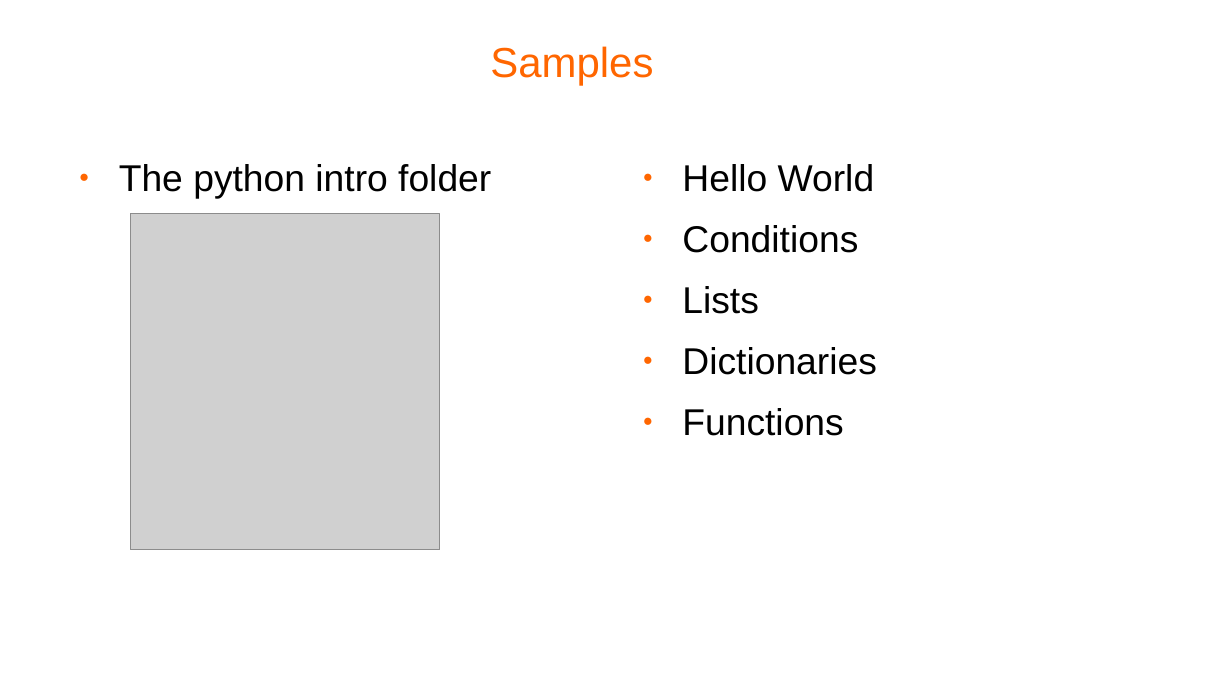
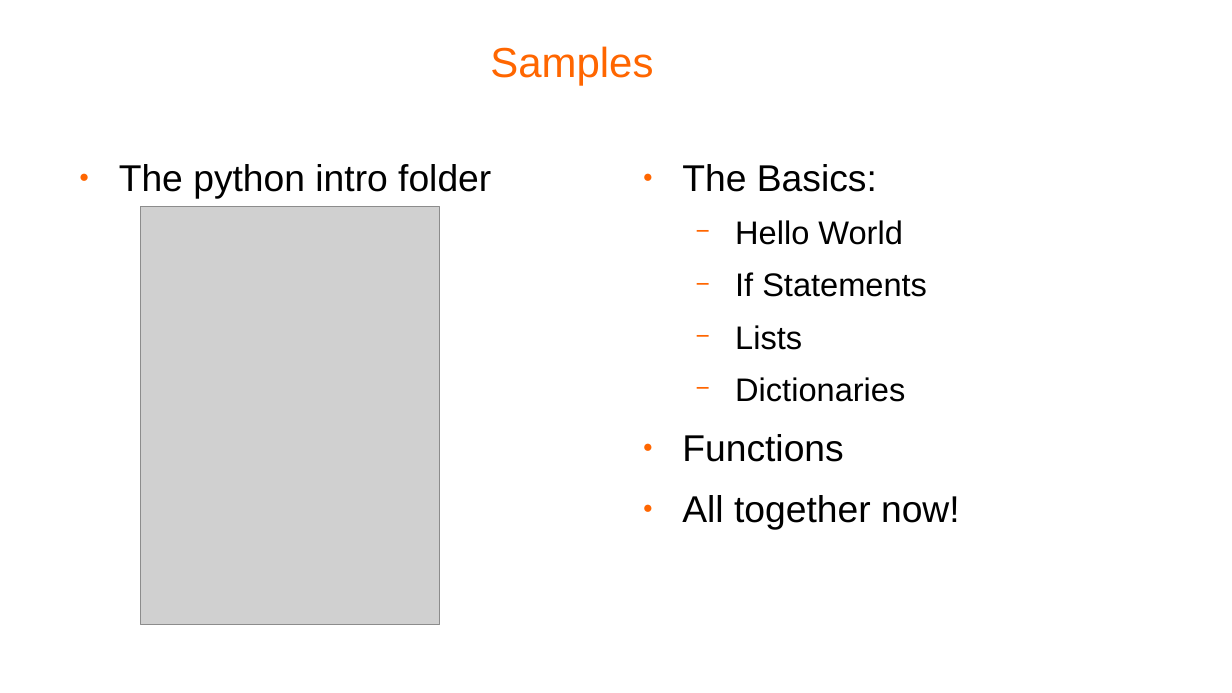
Before and after one commit to pellcorp/coding, a slide deck: slide 13 of docs/python coding.odp (slide 12 before the commit). Drawn at 1232x693 pixels with LibreOffice and Linux fonts; fonts in the diff are those of the drawing; grey boxes stand for pictures; background and template pictures are left out. Boxes give left, top, right and bottom in pixels: in the first picture for what was removed or moved away, otherwise in the second. Text is boxed around its words. In the diff, an @@ line names an element or a change of style, - is before the commit and + after.

```diff
--- a/docs/python coding.odp
+++ b/docs/python coding.odp
@@ text at [682, 164, 877, 192]: paragraph added @@
+● The Basics:
@@ picture: place and size @@
-picture at [131, 214, 440, 550]
+picture at [141, 207, 440, 625]
@@ text at [735, 220, 905, 402]: size 24 to 21 pt in "Hello World", "Lists", "Dictionaries"; bullet ● to −; list level 1 to 2 in "Hello World"; list level 1 to 2 in "Lists"; list level 1 to 2 in "Dictionaries" @@
@@ text at [735, 272, 927, 297]: text changed; size 24 to 21 pt @@
-● Conditions
+  − If Statements
@@ text at [682, 495, 960, 530]: paragraph added @@
+● All together now!
```
Also in this commit, not shown: 1 other slide changed, 3 slides added, 1 slide removed, 3 other files.
